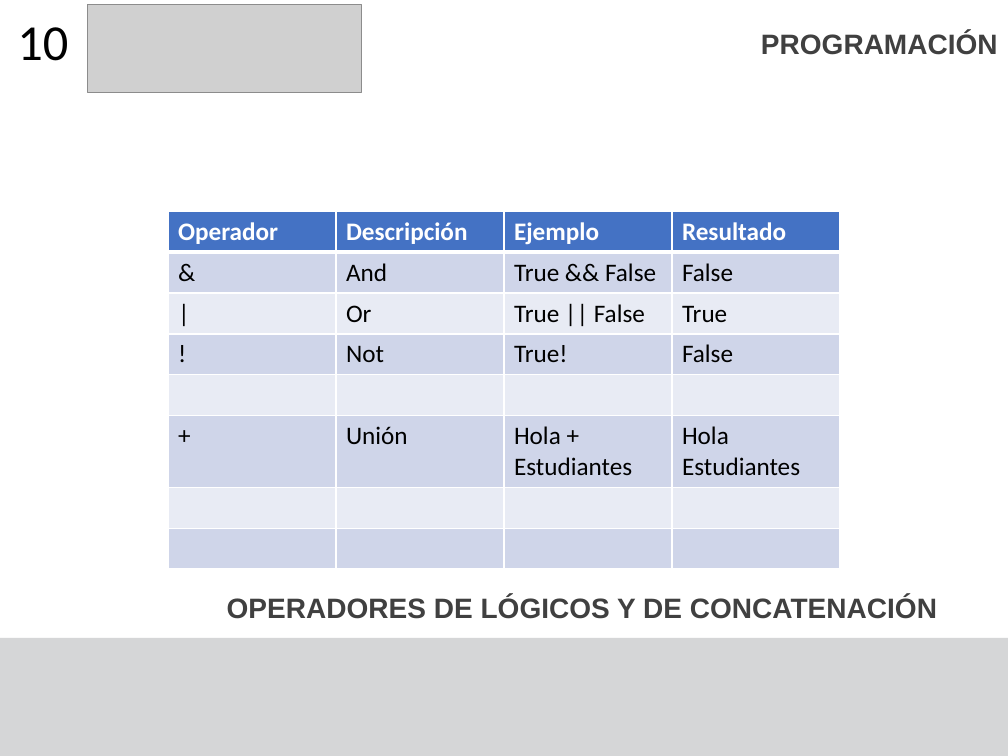
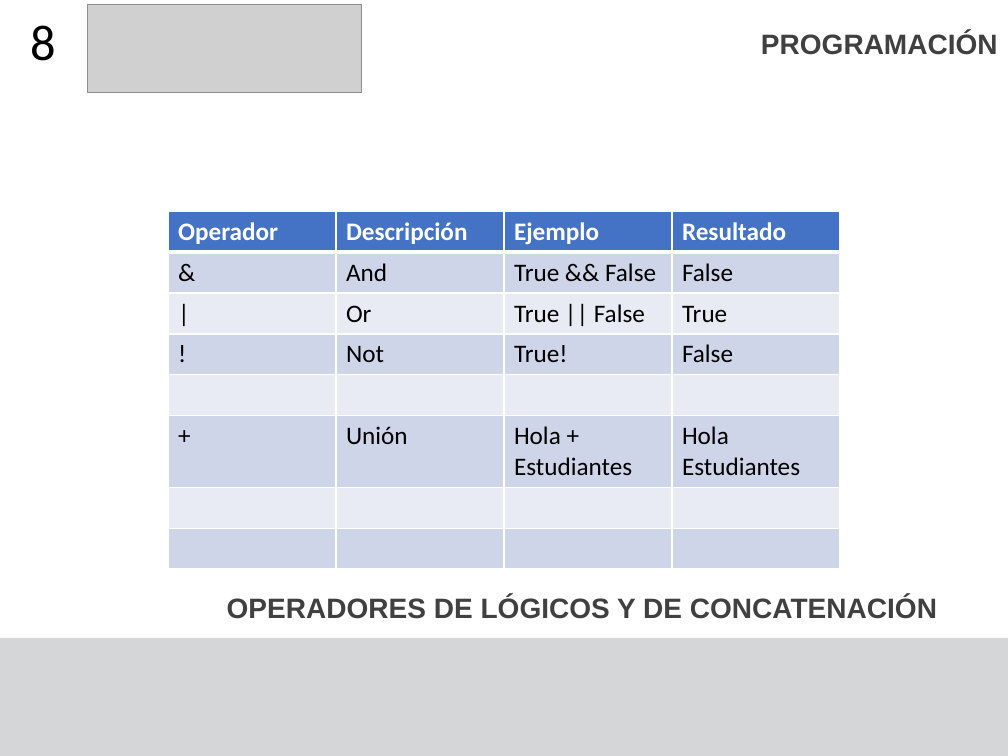
Before and after one commit to F4bian1012/Intro_Programacion, a slide deck: slide 8 of Sesion_2/Tipos de datos.pptx (slide 12 before the commit). Drawn at 1008x756 pixels with LibreOffice and Linux fonts; fonts in the diff are those of the drawing; grey boxes stand for pictures. Boxes give left, top, right and bottom in pixels: in the first picture for what was removed or moved away, otherwise in the second. Text is boxed around its words. In the diff, an @@ line names an element or a change of style, - is before the commit and + after.

```diff
--- a/Sesion_2/Tipos de datos.pptx
+++ b/Sesion_2/Tipos de datos.pptx
@@ title at <box>30,25,56,61</box>: text changed @@
-10
+8
```
Also in this commit, not shown: 7 other slides changed, 3 slides removed, 1 other file.
